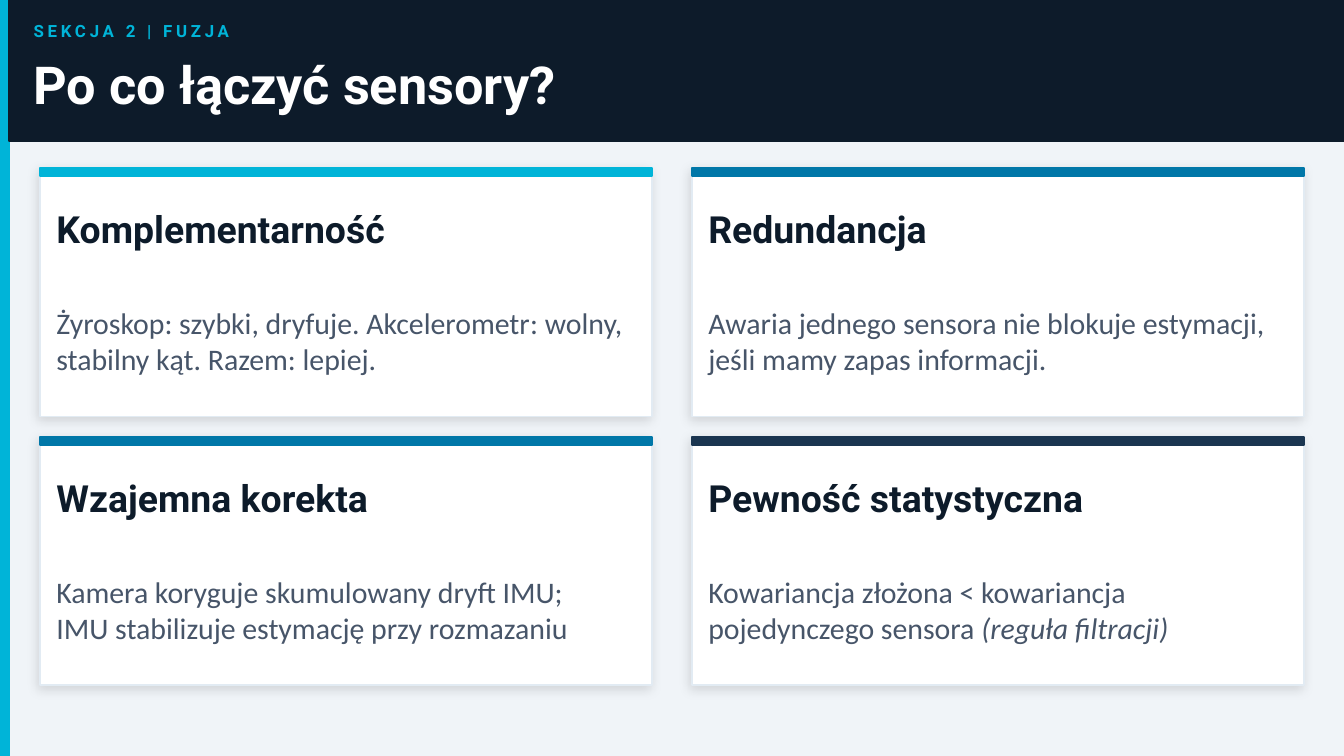
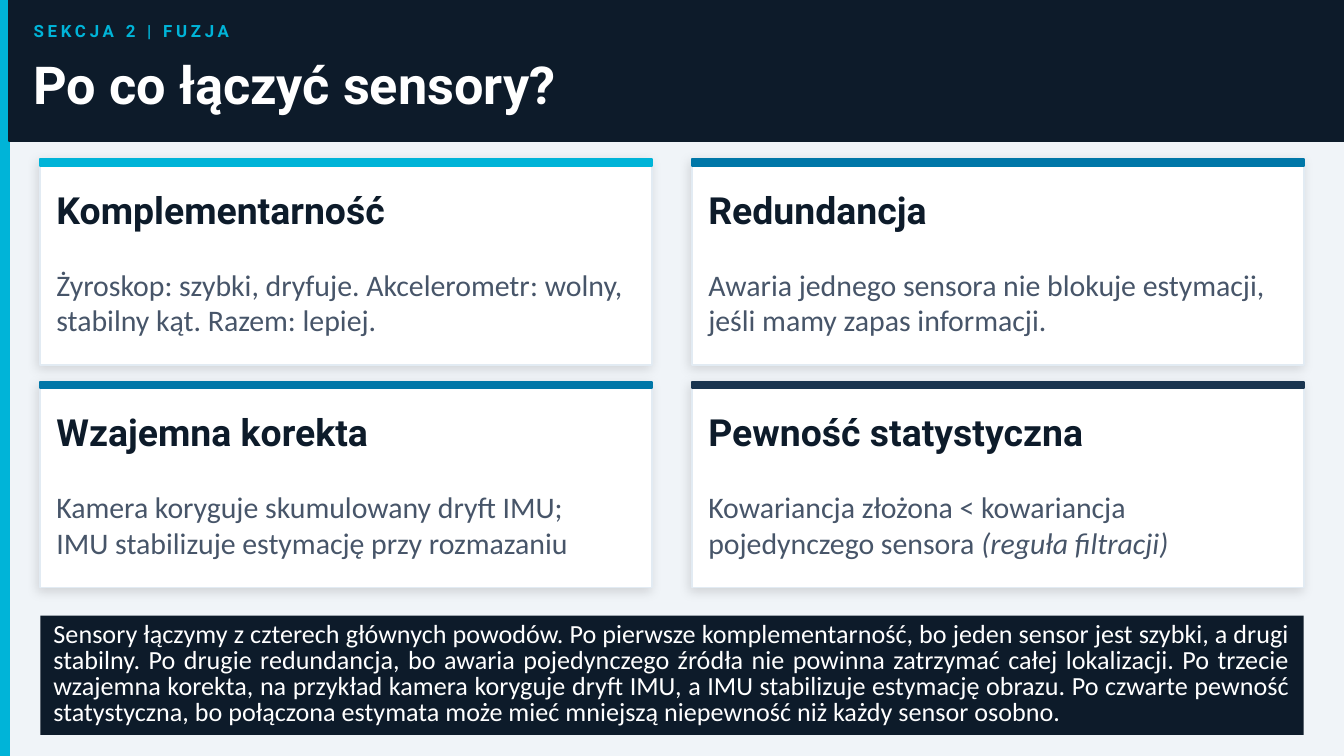
Before and after one commit to MatPomGit/MobileHub, a slide deck: slide 14 of zajecia/robo/robo_w2.pptx. Drawn at 1344x756 pixels with LibreOffice and Linux fonts; fonts in the diff are those of the drawing. Boxes give left, top, right and bottom in pixels: in the first picture for what was removed or moved away, otherwise in the second. Text is boxed around its words. In the diff, an @@ line names an element or a change of style, - is before the commit and + after.

```diff
--- a/zajecia/robo/robo_w2.pptx
+++ b/zajecia/robo/robo_w2.pptx
@@ rectangle: place and size @@
-rectangle at bbox=[40, 168, 652, 176]
+rectangle at bbox=[40, 159, 652, 165]
@@ rectangle: place and size @@
-rectangle at bbox=[40, 168, 652, 417]
+rectangle at bbox=[40, 159, 652, 364]
@@ text "Komplementarność": place and size @@
-text "Komplementarność" at bbox=[56, 215, 384, 251]
+text "Komplementarność" at bbox=[56, 196, 384, 232]
@@ rectangle: place and size @@
-rectangle at bbox=[692, 168, 1304, 176]
+rectangle at bbox=[692, 159, 1304, 165]
@@ rectangle: place and size @@
-rectangle at bbox=[692, 168, 1304, 417]
+rectangle at bbox=[692, 159, 1304, 364]
@@ text "Redundancja": place and size @@
-text "Redundancja" at bbox=[708, 215, 926, 251]
+text "Redundancja" at bbox=[708, 196, 926, 232]
@@ text "Żyroskop: szybki, dryfuje. Akcelerometr: wolny, ...": place and size @@
-text "Żyroskop: szybki, dryfuje. Akcelerometr: wolny, ..." at bbox=[56, 309, 622, 375]
+text "Żyroskop: szybki, dryfuje. Akcelerometr: wolny, ..." at bbox=[56, 271, 622, 336]
@@ text "Awaria jednego sensora nie blokuje ...": place and size @@
-text "Awaria jednego sensora nie blokuje ..." at bbox=[708, 313, 1265, 375]
+text "Awaria jednego sensora nie blokuje ..." at bbox=[708, 275, 1265, 336]
@@ rectangle: place and size @@
-rectangle at bbox=[40, 437, 652, 445]
+rectangle at bbox=[40, 382, 652, 388]
@@ rectangle: place and size @@
-rectangle at bbox=[40, 437, 652, 685]
+rectangle at bbox=[40, 382, 652, 587]
@@ rectangle: place and size @@
-rectangle at bbox=[692, 437, 1304, 445]
+rectangle at bbox=[692, 382, 1304, 388]
@@ rectangle: place and size @@
-rectangle at bbox=[692, 437, 1304, 685]
+rectangle at bbox=[692, 382, 1304, 587]
@@ text "Wzajemna korekta": place and size @@
-text "Wzajemna korekta" at bbox=[56, 484, 368, 520]
+text "Wzajemna korekta" at bbox=[56, 418, 368, 454]
@@ text "Pewność statystyczna": place and size @@
-text "Pewność statystyczna" at bbox=[708, 484, 1083, 520]
+text "Pewność statystyczna" at bbox=[708, 418, 1083, 454]
@@ text "Kamera koryguje skumulowany dryft IMU; ...": place and size @@
-text "Kamera koryguje skumulowany dryft IMU; ..." at bbox=[56, 582, 568, 644]
+text "Kamera koryguje skumulowany dryft IMU; ..." at bbox=[56, 497, 568, 559]
@@ text "Kowariancja złożona < kowariancja pojedynczego ...": place and size @@
-text "Kowariancja złożona < kowariancja pojedynczego ..." at bbox=[708, 582, 1168, 644]
+text "Kowariancja złożona < kowariancja pojedynczego ..." at bbox=[708, 497, 1168, 559]
@@ rectangle added at bbox=[40, 616, 1304, 735], fill #0D1B2A, 14 pt, text #FFFFFF @@
+Sensory łączymy z czterech głównych powodów. Po pierwsze komplementarność, bo jeden sensor jest szybki, a drugi stabilny. Po drugie redundancja, bo awaria pojedynczego źródła nie powinna zatrzymać całej lokalizacji. Po trzecie wzajemna korekta, na przykład kamera koryguje dryft IMU, a IMU stabilizuje estymację obrazu. Po czwarte pewność statystyczna, bo połączona estymata może mieć mniejszą niepewność niż każdy sensor osobno.
```
Also in this commit, not shown: 30 other slides changed, 9 other files.
